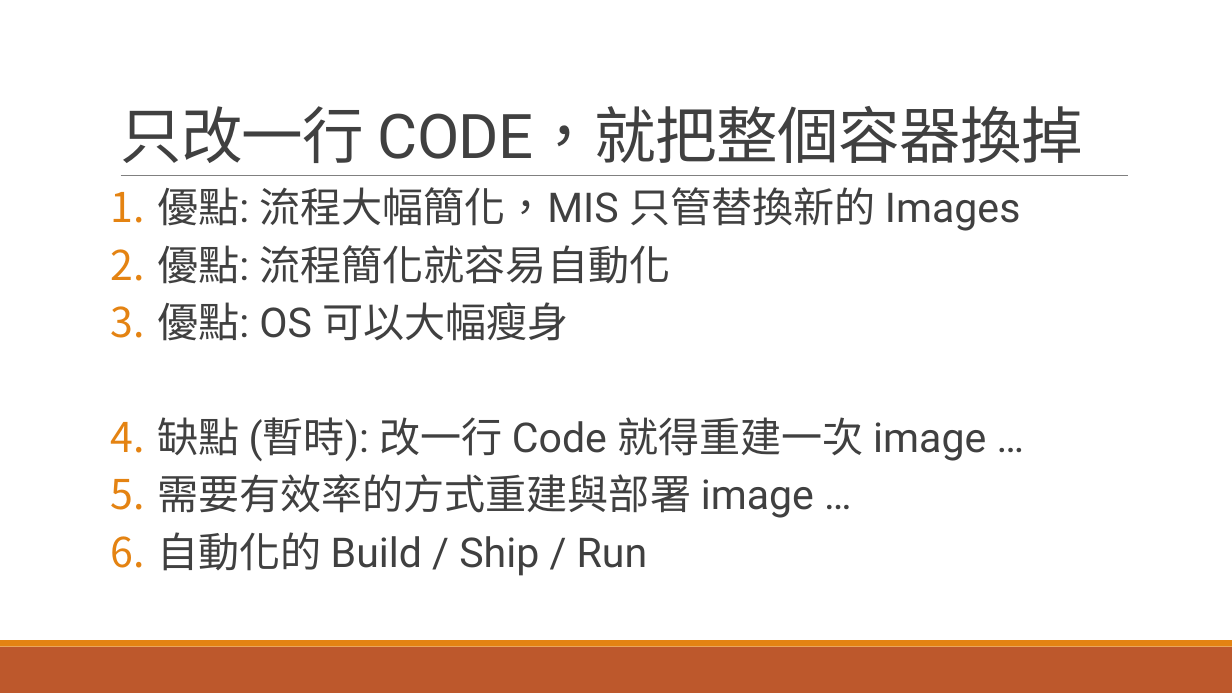
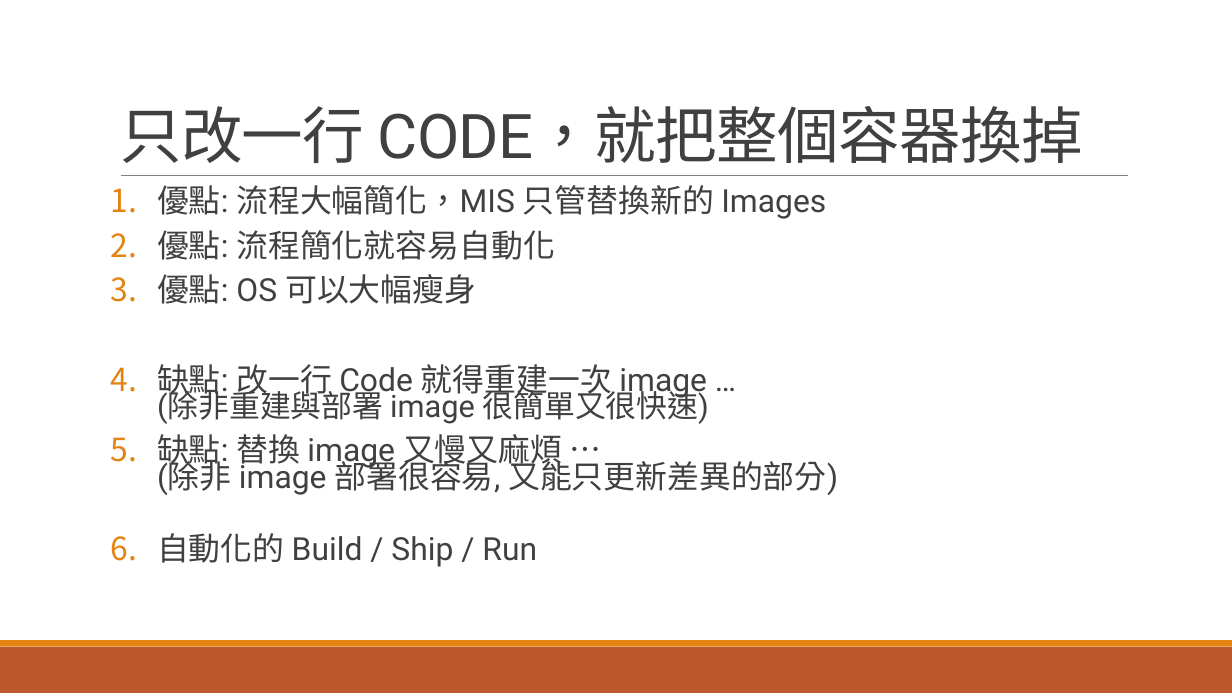
Before and after one commit to andrew0928/Meetup, a slide deck: slide 30 of 20170916.ContainerDrivenDevelop/slides.pptx. Drawn at 1232x693 pixels with LibreOffice and Linux fonts; fonts in the diff are those of the drawing. Boxes give left, top, right and bottom in pixels: in the first picture for what was removed or moved away, otherwise in the second. Text is boxed around its words. In the diff, an @@ line names an element or a change of style, - is before the commit and + after.

```diff
--- a/20170916.ContainerDrivenDevelop/slides.pptx
+++ b/20170916.ContainerDrivenDevelop/slides.pptx
@@ text at bbox=[157, 185, 826, 567]: size 32 to 24.8 pt in "優點: 流程大幅簡化，MIS 只管替換新的 Images", "優點: 流程簡化就容易自動化", "優點: OS 可以大幅瘦身", "自動化的 Build / Ship / Run"; line spacing 0.8 to 0.7 @@
@@ text at bbox=[157, 364, 838, 495]: text changed; size 32 to 24.8 pt @@
-4. 缺點 (暫時): 改一行 Code 就得重建一次 image …
-5. 需要有效率的方式重建與部署 image …
+4. 缺點: 改一行 Code 就得重建一次 image …
+   (除非重建與部署 image 很簡單又很快速)
+5. 缺點: 替換 image 又慢又麻煩 …
+   (除非 image 部署很容易, 又能只更新差異的部分)
```
Also in this commit, not shown: 10 other slides changed, 2 slides added, 5 slides removed, 2 other files.
